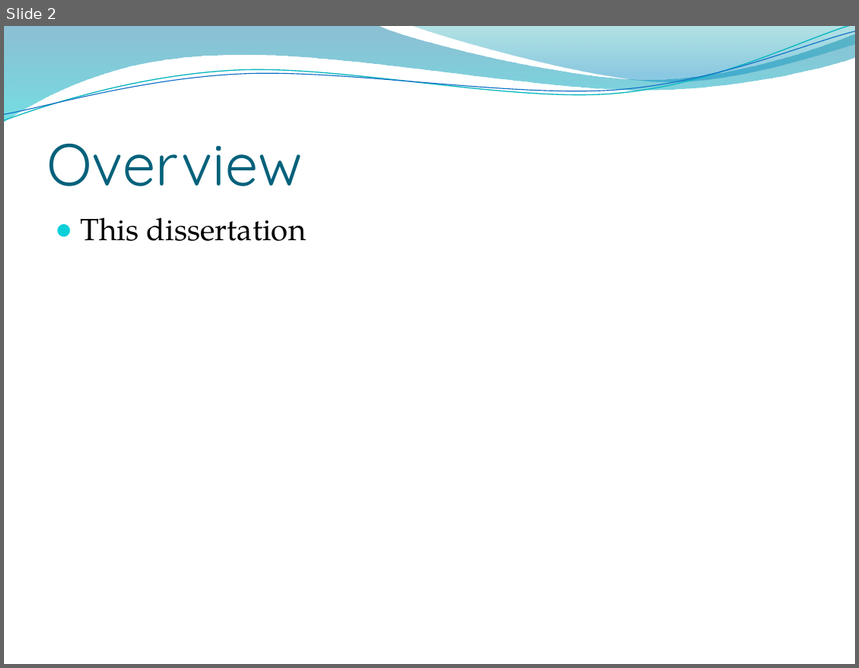
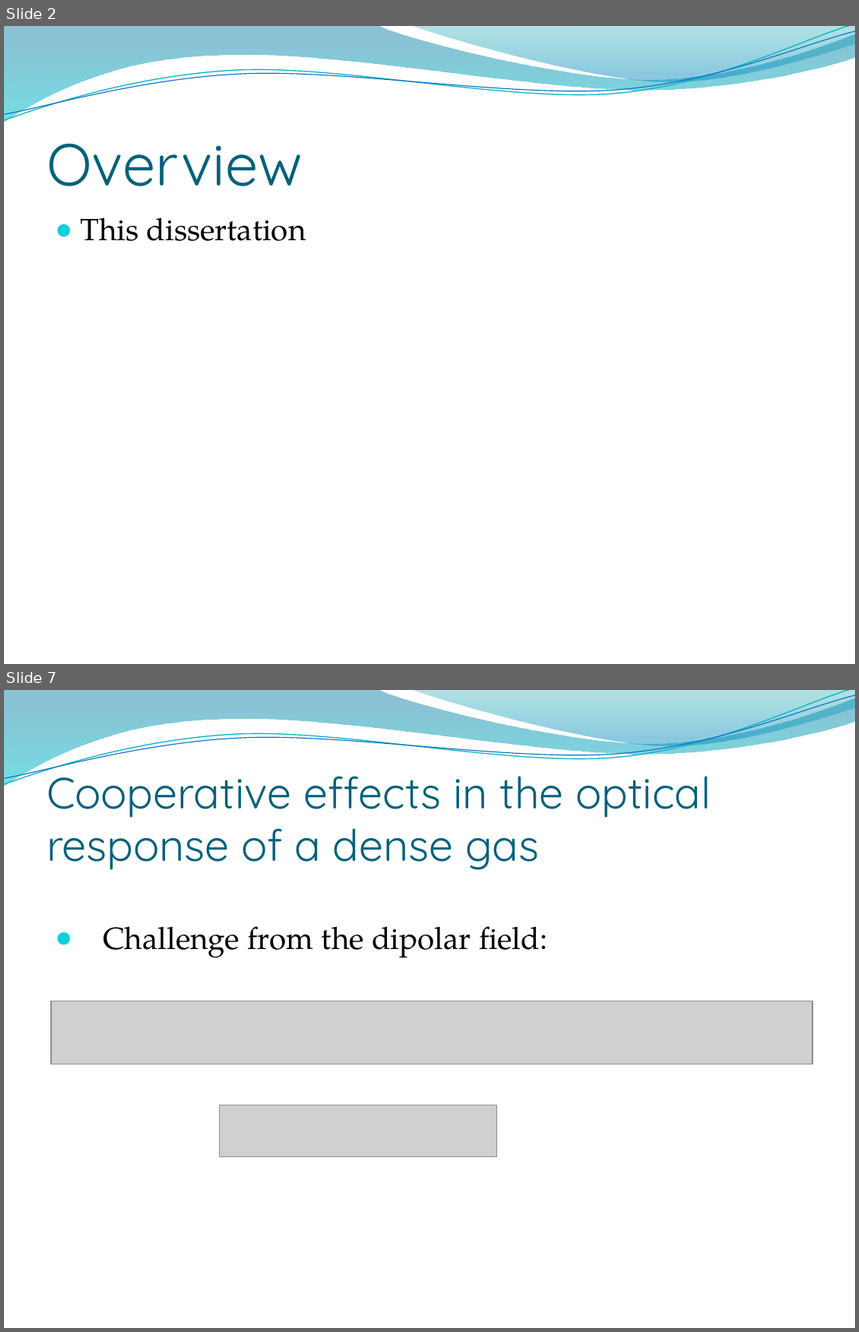
Before and after one commit to garylee213/defense, a slide deck: defense.pptx. Shown one above the other, each under a label of ours: slide 2 before the commit, slides 2 and 7 after it; the slides between them are not shown. The pictures are 859x668 and 859x1332 pixels, drawn with LibreOffice and Linux fonts; fonts in the diff are those of the drawing; grey boxes stand for pictures; background and template pictures are left out. Boxes give left, top, right and bottom in pixels: in the first picture for what was removed or moved away, otherwise in the second. Text is boxed around its words. In the diff, an @@ line names an element or a change of style, - is before the commit and + after.

```diff
--- a/defense.pptx
+++ b/defense.pptx
@@ slide 7 added at box(4, 690, 855, 1328), background picture (left out); not listed: 4 template elements that a slide beside it also shows @@
@@ title added at box(47, 763, 711, 870), 37 pt, text #04617B @@
+Cooperative effects in the optical response of a dense gas
@@ text added at box(103, 926, 547, 958), 26 pt, text #000000 @@
+● Challenge from the dipolar field:
@@ picture added at box(51, 1002, 813, 1065) @@
@@ picture added at box(219, 1106, 496, 1157) @@
```
Also in this commit, not shown: 2 slides changed, 3 other slides added, 1 slide removed, 6 other files.
